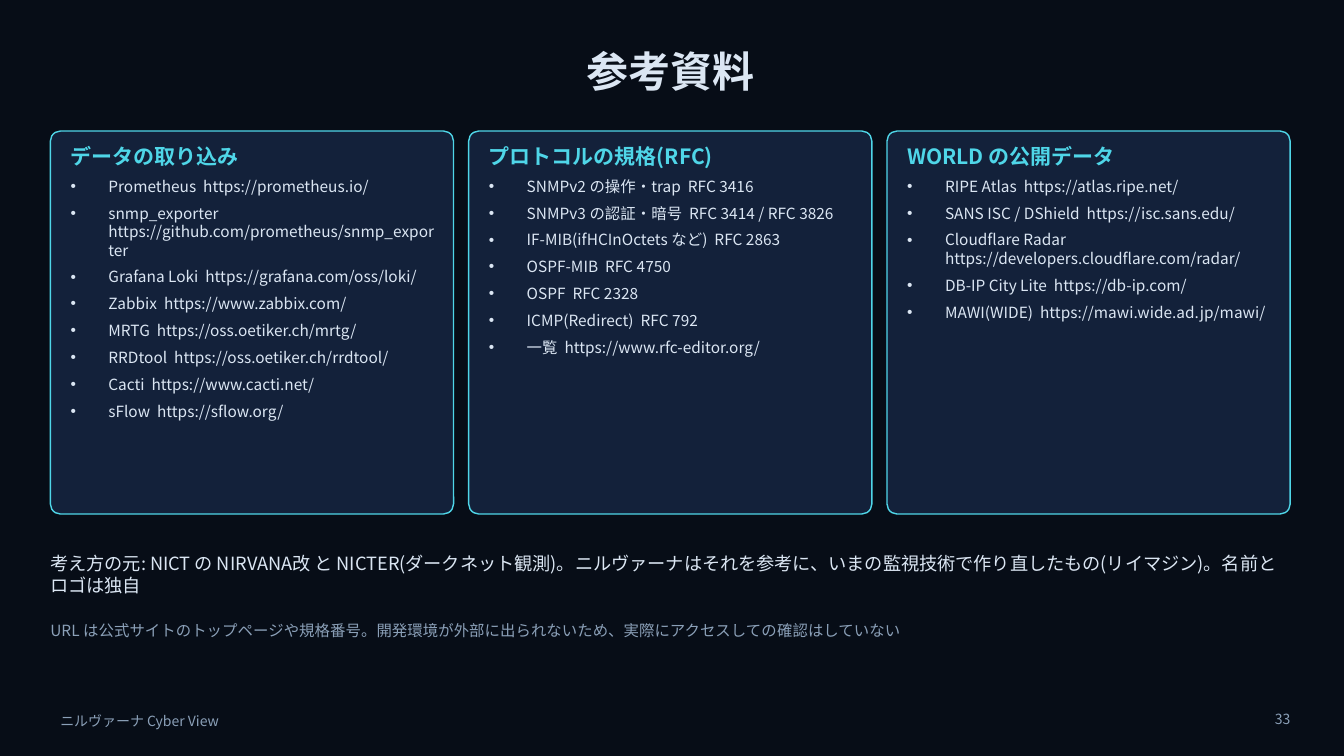
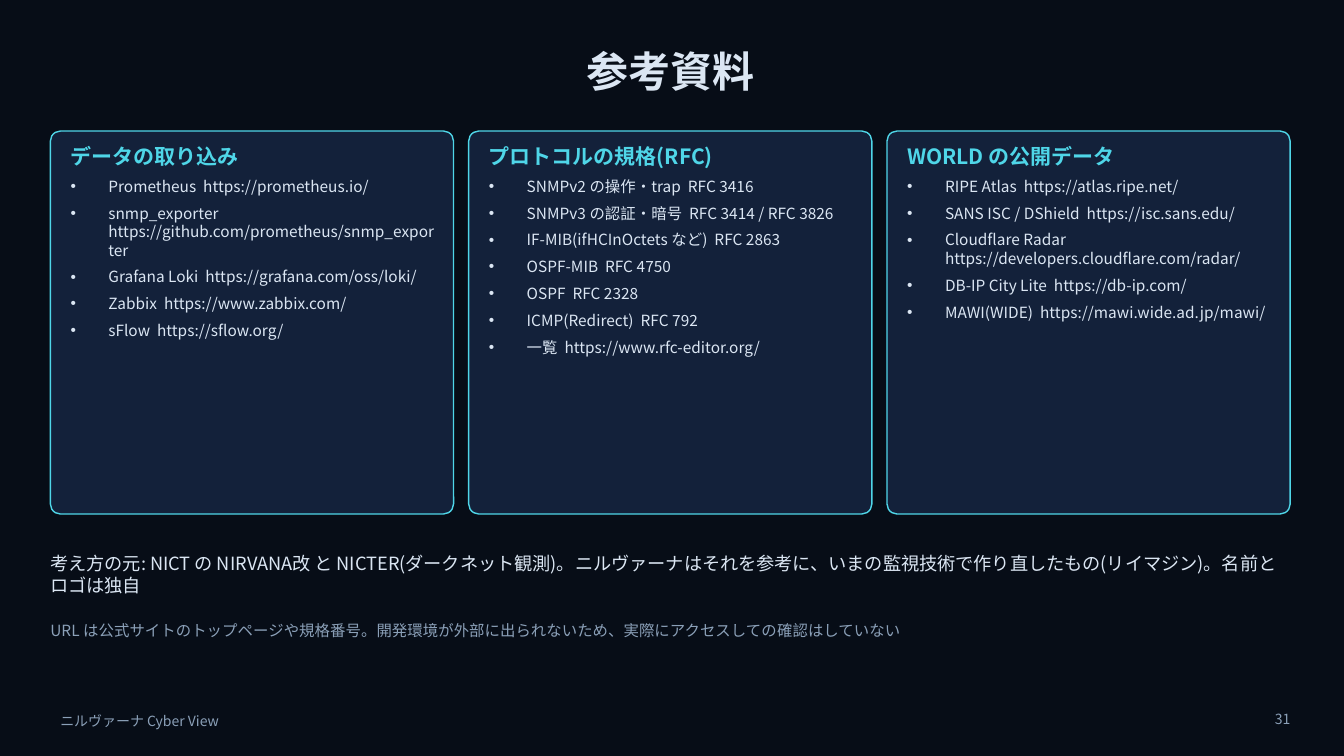
Before and after one commit to w-index-m/nirvana-lab, a slide deck: slide 31 of docs/nirvana-introduction-v2.pptx (slide 33 before the commit). Drawn at 1344x756 pixels with LibreOffice and Linux fonts; fonts in the diff are those of the drawing; background and template pictures are left out. Boxes give left, top, right and bottom in pixels: in the first picture for what was removed or moved away, otherwise in the second. Text is boxed around its words. In the diff, an @@ line names an element or a change of style, - is before the commit and + after.

```diff
--- a/docs/nirvana-introduction-v2.pptx
+++ b/docs/nirvana-introduction-v2.pptx
@@ text at [108, 323, 388, 394]: paragraphs removed @@
-• MRTG https://oss.oetiker.ch/mrtg/
-• RRDtool https://oss.oetiker.ch/rrdtool/
-• Cacti https://www.cacti.net/
@@ page number at [1275, 713, 1291, 724]: text changed @@
-33
+31
```
Also in this commit, not shown: 5 other slides changed, 2 slides removed, 3 other files.
